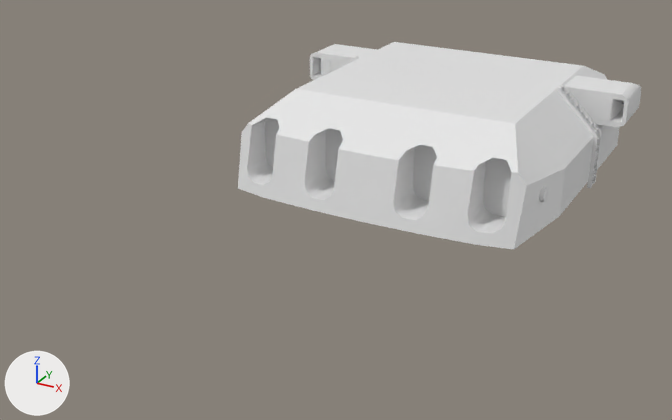
Two versions of the Blender file Blender Files/bis_380(R).blend, one commit apart.
Camera for both pictures: a 50 mm lens placed at (14.4, -33.8, 14.8), pointed at (-1.1, -5.5, 0.6). The lights are fixed; the arrows at lower left show +X, +Y and +Z. The first picture is the older version. The same objects are shown in both versions, whatever each file hides.

Names of what the first picture shows: 'Bis_gun_380a_x4_001_0', 'Bis_gun_380a_x4_001_1', 'Bis_gun_380a_x4_001_3'.
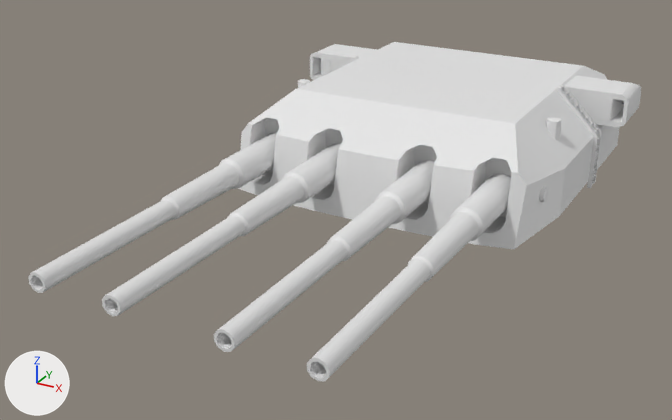
Where the change shows, as pixel boxes [x1, y1, x2, y2] in the pictures (672 x 420 px):
'Bis_gun_380_barrel_001_0.008', added: after [311, 173, 511, 377]
'Bis_gun_380_barrel_001_0.006', added: after [218, 160, 435, 350]
'Bis_gun_380_barrel_001_0.007', added: after [102, 143, 341, 315]
'Bis_gun_380_barrel_001_0.009', added: after [31, 132, 277, 292]
'Bis_gun_380_barrel_001_2.008', added: after [310, 362, 326, 378]
'Bis_gun_380_barrel_001_1.008', added: after [307, 358, 329, 381]
'Bis_gun_380_barrel_001_2.006', added: after [217, 333, 232, 349]
'Bis_gun_380_barrel_001_1.006', added: after [214, 330, 234, 352]
'Bis_gun_380_barrel_001_2.007', added: after [105, 298, 118, 313]
'Bis_gun_380_barrel_001_1.007', added: after [102, 295, 120, 316]
'Bis_gun_380_barrel_001_2.009', added: after [31, 276, 43, 290]
'Bis_gun_380_barrel_001_1.009', added: after [28, 273, 45, 293]

What the commit changed:
Object 'Bis_gun_380_barrel_001_1.009' (ob_bis_gun_380_barrel_001_1_009) is new; it shows a copy of the mesh of ob_bis_gun_380_barrel_001_1.
Its location is (-4.7, -3.24, 1.97).
Its rotation in degrees is (90, 0, 0).
Object 'Bis_gun_380_barrel_001_2.009' (ob_bis_gun_380_barrel_001_2_009) is new; it shows a copy of the mesh of ob_bis_gun_380_barrel_001_2.
Its location is (-4.7, -3.24, 1.97).
Its rotation in degrees is (90, 0, 0).
Object 'Bis_gun_380_barrel_001_1.008' (ob_bis_gun_380_barrel_001_1_008) is new; it shows a copy of the mesh of ob_bis_gun_380_barrel_001_1.
Its location is (4.7, -3.24, 1.97).
Its rotation in degrees is (90, 0, 0).
Object 'Bis_gun_380_barrel_001_2.008' (ob_bis_gun_380_barrel_001_2_008) is new; it shows a copy of the mesh of ob_bis_gun_380_barrel_001_2.
Its location is (4.7, -3.24, 1.97).
Its rotation in degrees is (90, 0, 0).
Object 'Bis_gun_380_barrel_001_1.007' (ob_bis_gun_380_barrel_001_1_007) is new; it shows a copy of the mesh of ob_bis_gun_380_barrel_001_1.
Its location is (-1.9, -3.24, 1.97).
Its rotation in degrees is (90, 0, 0).
Object 'Bis_gun_380_barrel_001_2.007' (ob_bis_gun_380_barrel_001_2_007) is new; it shows a copy of the mesh of ob_bis_gun_380_barrel_001_2.
Its location is (-1.9, -3.24, 1.97).
Its rotation in degrees is (90, 0, 0).
Object 'Bis_gun_380_barrel_001_1.006' (ob_bis_gun_380_barrel_001_1_006) is new; it shows a copy of the mesh of ob_bis_gun_380_barrel_001_1.
Its location is (1.9, -3.24, 1.97).
Its rotation in degrees is (90, 0, 0).
Object 'Bis_gun_380_barrel_001_2.006' (ob_bis_gun_380_barrel_001_2_006) is new; it shows a copy of the mesh of ob_bis_gun_380_barrel_001_2.
Its location is (1.9, -3.24, 1.97).
Its rotation in degrees is (90, 0, 0).
Object 'Bis_gun_380_barrel_001_0.009' (ob_bis_gun_380_barrel_001_0_009) is new; it shows a copy of the mesh of ob_bis_gun_380_barrel_001_0.
Its location is (-4.7, -3.24, 1.97).
Its rotation in degrees is (90, 0, 0).
Object 'Bis_gun_380_barrel_001_0.008' (ob_bis_gun_380_barrel_001_0_008) is new; it shows a copy of the mesh of ob_bis_gun_380_barrel_001_0.
Its location is (4.7, -3.24, 1.97).
Its rotation in degrees is (90, 0, 0).
Object 'Bis_gun_380_barrel_001_0.007' (ob_bis_gun_380_barrel_001_0_007) is new; it shows a copy of the mesh of ob_bis_gun_380_barrel_001_0.
Its location is (-1.9, -3.24, 1.97).
Its rotation in degrees is (90, 0, 0).
Object 'Bis_gun_380_barrel_001_0.006' (ob_bis_gun_380_barrel_001_0_006) is new; it shows a copy of the mesh of ob_bis_gun_380_barrel_001_0.
Its location is (1.9, -3.24, 1.97).
Its rotation in degrees is (90, 0, 0).
